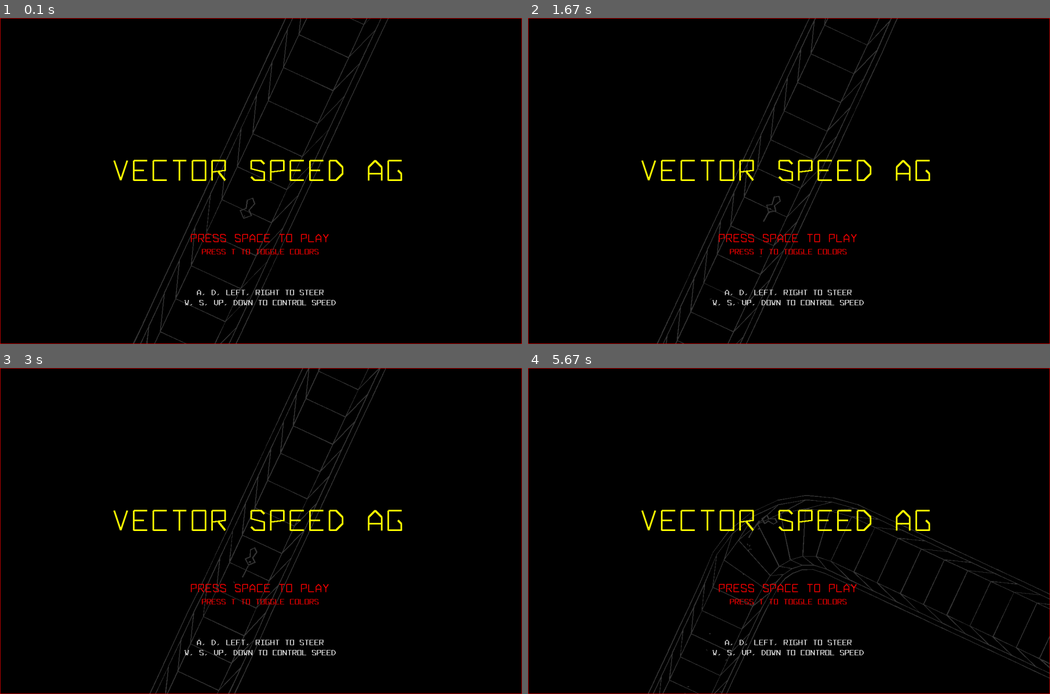
Above: before the commit, frames 1-4 (two rows, left to right).
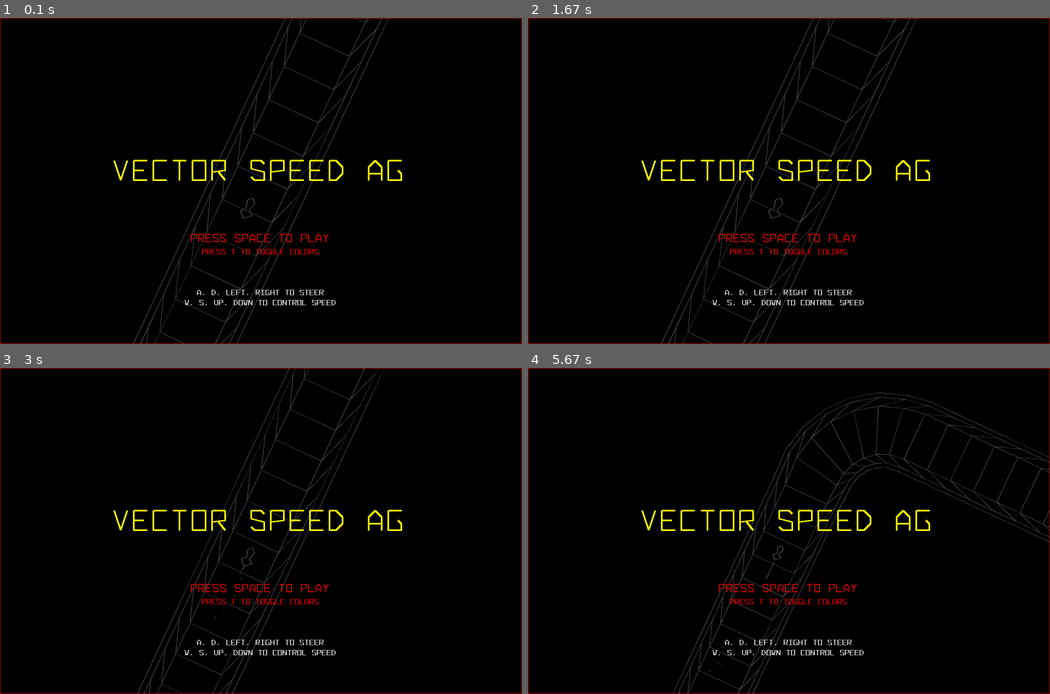
Above: after the commit, the same moments.

Repository: icedman/pygame_vector_speed
Game: pygame game, started from main.py
The game is run twice, just before and just after one commit, with the same random seed, the same clock (stepped at 60 frames per second) and the same inputs.
Inputs:
- Up to frame 1 (0.1 s): no input
- Up to frame 2 (1.67 s): hold Right 0.33-0.8 s; hold Up 0.83-1.3 s; hold Right from 1.33 s (still down)
- Up to frame 3 (3 s): release Right at 1.8 s; hold Left 1.83-2.37 s; hold Down 2.4-2.87 s; hold Left from 2.9 s (still down)
- Up to frame 4 (5.67 s): release Left at 3.37 s; hold Up 3.4-3.87 s; hold Right 3.9-4.53 s; hold Down 4.57-5.03 s; hold Left 5.07-5.53 s; hold Right from 5.57 s (still down)

The runs differ from the first frame. In frame 1, 1.1% of the frame differs, in the area x 26-75%, y 0-100%; in frame 2, 3.2%; in frame 3, 2.9%; in frame 4, 4.2%, in the area x 23-100%, y 7-100%.

Commit message:
add scene management

Diff:
--- a/data/objects.py
+++ b/data/objects.py
@@ -27,6 +27,42 @@
                 {
                     "scale": 0.35,
                     "color": "Magenta",
+                    "points": [
+                        [0.0, 0.45, 0.0],
+                        [-1, 0, 0.0],
+                        [0.0, 1, 0.0],
+                        [1, 0.0, 0.0],
+                    ],
+                },
+            ],
+        },
+        "_speed_pad_activated": {
+            "trigger": "boost",
+            "radius": 0.45,
+            "shapes": [
+                {
+                    "scale": 0.35,
+                    "color": "Grey62",
+                    "points": [
+                        [0.0, -0.45, 0.0],
+                        [-1, 0, 0.0],
+                        [0.0, 1, 0.0],
+                        [1, 0.0, 0.0],
+                    ],
+                },
+                {
+                    "scale": 0.35,
+                    "color": "Grey62",
+                    "points": [
+                        [0.0, 0.0, 0.0],
+                        [-1, 0, 0.0],
+                        [0.0, 1, 0.0],
+                        [1, 0.0, 0.0],
+                    ],
+                },
+                {
+                    "scale": 0.35,
+                    "color": "Grey62",
                     "points": [
                         [0.0, 0.45, 0.0],
                         [-1, 0, 0.0],
--- a/data/sources/objects.yaml
+++ b/data/sources/objects.yaml
@@ -19,6 +19,31 @@
       - [ 1, 0.0, 0.0]
     - scale: 0.35
       color: Magenta
+      points:
+      - [0.0, 0.45, 0.0]
+      - [-1, 0, 0.0]
+      - [0.0, 1, 0.0]
+      - [ 1, 0.0, 0.0]
+  _speed_pad_activated:
+    trigger: boost
+    radius: 0.45
+    shapes:
+    - scale: 0.35
+      color: Grey62
+      points:
+      - [0.0, -0.45, 0.0]
+      - [-1, 0, 0.0]
+      - [0.0, 1, 0.0]
+      - [ 1, 0.0, 0.0]
+    - scale: 0.35
+      color: Grey62
+      points:
+      - [0.0, 0.0, 0.0]
+      - [-1, 0, 0.0]
+      - [0.0, 1, 0.0]
+      - [ 1, 0.0, 0.0]
+    - scale: 0.35
+      color: Grey62
       points:
       - [0.0, 0.45, 0.0]
       - [-1, 0, 0.0]
--- /dev/null
+++ b/demo.py
@@ -0,0 +1,64 @@
+from scene import *
+from maths import *
+from draw import Context
+from renderer import *
+from scene import *
+from state import *
+from game import *
+from generator import *
+from track import *
+
+
+class DemoScene(Scene):
+    track = TrackGenerator()
+
+    def onEnter(self):
+        pass
+
+    def onExit(self):
+        pass
+
+    def onUpdate(self, dt):
+        _ = self
+        if gameState.released["escape"]:
+            # sceneService.enterScene(SceneType.menu)
+            gameState.done = True
+            return
+
+    def onRender(self, gfx):
+        _ = self
+        size = [gameState.screenWidth, gameState.screenHeight]
+        track = _.track
+
+        gfx.save()
+        gfx.clear("black")
+
+        random.seed(0)
+
+        track.segments = []
+
+        # feature = track.defs["hairpin"][1]
+        # track.addSector(feature.copySegments())
+
+        # track.addSector([TrackSegment.randomLineSegment()])
+        track.addSector([TrackSegment.randomArcSegment()])
+
+        # camera
+        midSegment = Floor(len(track.segments)/2)
+        targetSegment = track.segments[midSegment]
+        mid = Floor(len(targetSegment.trackPoints)/2)
+        targetPoint = targetSegment.trackPoints[mid].point
+
+        scale = 20
+        gfx.scale(scale, scale)
+        cam = gfx.transform(targetPoint)
+        if gameState.cam != None:
+            cam.scale(4).add(gameState.cam).scale(1 / 5)
+        gameState.cam = Vector.copy(cam)
+        gfx.translate(size[0] / 2 - cam.x, size[1] / 2 - cam.y)
+
+        # renderTrack(gfx, track.segments[0], gameState.player)
+        for segment in track.segments:
+            renderSegment(gfx, segment, False, False)
+
+        gfx.restore()
--- a/game.py
+++ b/game.py
@@ -33,6 +33,9 @@
 
         track.attachToStartingGrid(player)
 
+    def addOtherShips(self):
+        track = gameState.track
+
         enemy1 = entityService.attach(entityService.create(EntityType.enemyShip))
         enemy1.setGraphics("ship_2")
         track.attachToStartingGrid(enemy1, 2)
--- a/main.py
+++ b/main.py
@@ -4,10 +4,12 @@
 from renderer import *
 from game import *
 from track import *
-from generator import *
 from colors import tint, untint
 from sounds import *
 from data.ui import *
+from scene import *
+from demo import *
+
 
 pygame.init()
 
@@ -39,20 +41,20 @@
     pygame.K_a: "a",
     pygame.K_s: "s",
     pygame.K_d: "d",
-    pygame.K_p: "p",
-    pygame.K_t: "t",
+    pygame.K_p: "p",  # pause
+    pygame.K_t: "t",  # toggle sound
+    pygame.K_o: "o",  # demo
 }
 gameState.init()
-
-game = Game()
 
 # size = [1600, 900]
 size = [1280, 800]
 screen = pygame.display.set_mode(size)
-done = False
 gfx = Context(screen)
 gfx.state.strokeWidth = 1
 
+game = Game()
+game.setup(size)
 log = []
 
 
@@ -73,20 +75,6 @@
 gfx.cull = cull
 
 
-def enter_scene(scn):
-    gameState.scene = scn
-    if gameState.scene == 0:
-        game.newGame(888)
-        gameState.countDown = 2000
-        gameState.player.ai = True
-        gameState.player.indestructible = True
-        others = gameState.player.otherShips()
-        for o in others:
-            entityService.destroy(o)
-    elif gameState.scene == 1:
-        game.newGame(777)
-
-
 def toggleTint():
     gameState.tinted = not gameState.tinted
     if gameState.tinted:
@@ -95,82 +83,7 @@
         untint()
 
 
-def game_loop(dt):
-    player = gameState.player
-    track = gameState.track
-
-    pressed = gameState.pressed
-    if pressed["left"] or pressed["a"]:
-        player.steerLeft()
-    if pressed["right"] or pressed["d"]:
-        player.steerRight()
-    if pressed["up"] or pressed["w"]:
-        player.throttleUp()
-    if pressed["down"] or pressed["s"]:
-        player.throttleDown()
-
-    game.update(dt)
-
-    gfx.clear("black")
-    gfx.save()
-
-    # camera
-    scale = 90 - (50 * player.speed / 1)
-    gfx.scale(scale, scale)
-    cam = gfx.transform(
-        Vector.copy(player.pos).add(
-            Vector.copy(player.direction).scale(
-                player.radius * 3 + (player.radius * player.speed)
-            )
-        )
-    )
-    if gameState.cam != None:
-        cam.scale(4).add(gameState.cam).scale(1 / 5)
-    gameState.cam = Vector.copy(cam)
-    gfx.translate(size[0] / 2 - cam.x, size[1] / 2 - cam.y)
-
-    renderTrack(gfx, track.segments[0], gameState.player)
-
-    for t in entityService.entities:
-        for e in entityService.entities[t]:
-            Renderer.renderEntity(gfx, e)
-
-    gfx.restore()
-
-
-def menu_loop(dt):
-    if gameState.released[" "]:
-        enter_scene(1)
-
-    gfx.clear("black")
-    gfx.saveAttributes()
-    gfx.state.forcedColor = "Grey23"
-    game_loop(dt)
-    gfx.restore()
-
-    gfx.drawRect(0, 0, size[0], size[1], "red")
-    gfx.save()
-
-    gfx.saveAttributes()
-    gfx.state.strokeWidth = 4
-    gfx.drawText(size[0] / 2, size[1] / 2, "Vector Speed AG", 4, "yellow")
-    gfx.restore()
-    gfx.drawText(size[0] / 2, size[1] / 2 + 150, "Press SPACE to play", 1.5, "red")
-    gfx.drawText(
-        size[0] / 2, size[1] / 2 + 150 + 30, "Press T to toggle colors", 1, "red"
-    )
-    gfx.drawText(
-        size[0] / 2, size[1] - 120 + 0, "A, D, Left, Right to steer", 1, "white"
-    )
-    gfx.drawText(
-        size[0] / 2, size[1] - 120 + 25, "W, S, Up, Down to control speed", 1, "white"
-    )
-    # gfx.drawText(size[0] / 2, size[1] - 120 + 50, "Space to explode bomb", 1, "white")
-
-    gfx.restore()
-
-
-def render_hud(dt):
+def render_hud():
     player = gameState.player
     track = gameState.track
 
@@ -273,12 +186,153 @@
     gfx.restore()
 
 
-enter_scene(0)
-gameState.countDown = 0
-
-paused = False
+class GameScene(Scene):
+    type = SceneType.game
+    showHud = True
+
+    def onEnter(self):
+        game.newGame(777)
+        game.addOtherShips()
+        if not pygame.mixer.music.get_busy():
+            pygame.mixer.music.play(-1)
+
+    def onExit(self):
+        if pygame.mixer.music.get_busy():
+            pygame.mixer.music.stop()
+
+    def onUpdate(self, dt):
+        player = gameState.player
+        track = gameState.track
+
+        pressed = gameState.pressed
+        if pressed["left"] or pressed["a"]:
+            player.steerLeft()
+        if pressed["right"] or pressed["d"]:
+            player.steerRight()
+        if pressed["up"] or pressed["w"]:
+            player.throttleUp()
+        if pressed["down"] or pressed["s"]:
+            player.throttleDown()
+
+        if gameState.released["escape"]:
+            sceneService.enterScene(SceneType.menu)
+            return
+        if gameState.released[" "] and gameState.gameOver:
+            sceneService.enterScene(SceneType.menu)
+            return
+
+        game.update(dt)
+
+        # sound effects
+        for r in soundService.requests:
+            cnt = soundService.requests[r]
+            del soundService.requests[r]
+            snd = soundService.defs[r]
+            pygame.mixer.Sound.stop(snd)
+            pygame.mixer.Sound.play(snd)
+            break
+
+        # music
+        v = gameState.player.speed
+        if v > 1:
+            v = 1
+        pygame.mixer.music.set_volume(v)
+
+    def onRender(self, gfx):
+        player = gameState.player
+        track = gameState.track
+
+        gfx.clear("black")
+        gfx.save()
+
+        # camera
+        scale = 90 - (50 * player.speed / 1)
+        gfx.scale(scale, scale)
+        cam = gfx.transform(
+            Vector.copy(player.pos).add(
+                Vector.copy(player.direction).scale(
+                    player.radius * 3 + (player.radius * player.speed)
+                )
+            )
+        )
+        if gameState.cam != None:
+            cam.scale(4).add(gameState.cam).scale(1 / 5)
+        gameState.cam = Vector.copy(cam)
+        gfx.translate(size[0] / 2 - cam.x, size[1] / 2 - cam.y)
+
+        renderTrack(gfx, track.segments[0], gameState.player)
+
+        for t in entityService.entities:
+            for e in entityService.entities[t]:
+                Renderer.renderEntity(gfx, e)
+
+        gfx.restore()
+
+        if self.showHud:
+            render_hud()
+
+
+class MenuScene(GameScene):
+    type = SceneType.menu
+
+    def onEnter(self):
+        self.showHud = False
+        game.newGame(888)
+        gameState.countDown = 2000
+        gameState.player.ai = True
+        gameState.player.indestructible = True
+
+    def onUpdate(self, dt):
+        if gameState.released[" "]:
+            sceneService.enterScene(SceneType.game)
+            return
+        if gameState.released["escape"]:
+            gameState.done = True
+            return
+
+        game.update(dt)
+
+    def onRender(self, gfx):
+        player = gameState.player
+        track = gameState.track
+
+        gfx.saveAttributes()
+        gfx.state.forcedColor = "Grey23"
+        GameScene.onRender(self, gfx)
+        gfx.restore()
+
+        gfx.drawRect(0, 0, size[0], size[1], "red")
+        gfx.save()
+
+        gfx.saveAttributes()
+        gfx.state.strokeWidth = 4
+        gfx.drawText(size[0] / 2, size[1] / 2, "Vector Speed AG", 4, "yellow")
+        gfx.restore()
+        gfx.drawText(size[0] / 2, size[1] / 2 + 150, "Press SPACE to play", 1.5, "red")
+        gfx.drawText(
+            size[0] / 2, size[1] / 2 + 150 + 30, "Press T to toggle colors", 1, "red"
+        )
+        gfx.drawText(
+            size[0] / 2, size[1] - 120 + 0, "A, D, Left, Right to steer", 1, "white"
+        )
+        gfx.drawText(
+            size[0] / 2,
+            size[1] - 120 + 25,
+            "W, S, Up, Down to control speed",
+            1,
+            "white",
+        )
+
+        gfx.restore()
+
+
+sceneService.defs[SceneType.menu] = MenuScene()
+sceneService.defs[SceneType.game] = GameScene()
+sceneService.defs[SceneType.demo] = DemoScene()
+sceneService.enterScene(SceneType.menu)
+
 last_tick = 0
-while not done:
+while not gameState.done:
     tick = pygame.time.get_ticks()
     dt = tick - last_tick
     if dt < 16:
@@ -287,7 +341,7 @@
 
     for event in pygame.event.get():
         if event.type == pygame.QUIT:
-            done = True
+            gameState.done = True
 
     pressed = pygame.key.get_pressed()
     for k in gameState.trackedKeys:
@@ -296,26 +350,16 @@
         gameState.pressed[hk] = pressed[k]
 
     if gameState.released["p"]:
-        paused = not paused
+        gameState.paused = not gameState.paused
+    if gameState.paused:
+        continue
     if gameState.released["t"]:
         toggleTint()
-    if gameState.released[" "] and gameState.gameOver:
-        enter_scene(0)
-
-    if paused:
-        continue
-
-    if gameState.scene == 0:
-        menu_loop(dt)
-        if gameState.released["escape"]:
-            done = True
-
-    elif gameState.scene == 1:
-        if gameState.released["escape"]:
-            enter_scene(0)
-            continue
-        game_loop(dt)
-        render_hud(dt)
+    if gameState.released["o"]:
+        sceneService.enterScene(SceneType.demo)
+
+    sceneService.current.onUpdate(dt)
+    sceneService.current.onRender(gfx)
 
     row = 0
     for l in log:
@@ -324,24 +368,3 @@
     log = []
 
     pygame.display.flip()
-
-    # sound effects
-    for r in soundService.requests:
-        cnt = soundService.requests[r]
-        del soundService.requests[r]
-        snd = soundService.defs[r]
-        if gameState.scene == 1:
-            pygame.mixer.Sound.stop(snd)
-            pygame.mixer.Sound.play(snd)
-        break
-
-    if gameState.scene == 1:
-        v = gameState.player.speed
-        if v > 1:
-            v = 1
-        pygame.mixer.music.set_volume(v)
-        if not pygame.mixer.music.get_busy():
-            pygame.mixer.music.play(-1)
-    else:
-        if pygame.mixer.music.get_busy():
-            pygame.mixer.music.stop()
--- a/maths.py
+++ b/maths.py
@@ -349,17 +349,17 @@
     def angle(self):
         return Vector(0, 0).angleTo(self)
 
-    def angle360(self):
-        return Vector(0, 0).angleTo360(self)
+    # def angle360(self):
+    #     return Vector(0, 0).angleTo360(self)
 
     def angleTo(self, v):
         return angleTo(self.x, self.y, v.x, v.y)
 
-    def angleTo360(self, t):
-        f = self
-        right = Vector.right()
-        angle = f.angleTo(t)
-        return 360 - angle if (right.angleTo(t)) > 90 else angle
+    # def angleTo360(self, t):
+    #     f = self
+    #     right = Vector.right()
+    #     angle = f.angleTo(t)
+    #     return 360 - angle if (right.angleTo(t)) > 90 else angle
 
     def distanceTo(self, v):
         vc = Vector.copy(v)
--- a/powerup.py
+++ b/powerup.py
@@ -79,6 +79,7 @@
     def activate(self, target):
         _ = self
         _.active = True
+        _.shape = objects["objects"]["_speed_pad_activated"]
         target.boost()
         soundService.play(Effects.speedpad)
 
--- a/renderer.py
+++ b/renderer.py
@@ -8,7 +8,7 @@
 debug = {"entityVectors": False, "steerAssist": False, "collisionPoints": False}
 
 
-def renderSegment(ctx, segment, dark=False):
+def renderSegment(ctx, segment, dark=False, objects=True):
     ctx.saveAttributes()
     ctx.state.strokeWidth = 1
     if dark:
@@ -52,19 +52,20 @@
                 break
 
         # attach track objects
-        for obj in t.objects:
-            if obj.rendered == False:
-                obj.rendered = True
-                p = entityService.create(
-                    EntityType(EntityType.powerUp.value + obj.type.value),
-                    obj.pos.x,
-                    obj.pos.y,
-                )
-                p.trackObject = obj
-                obj.entity = p
-                p.direction = Vector.copy(obj.trackPoint.direction)
-                entityService.attach(p)
-                # print(obj.trackPoint.index)
+        if objects:
+            for obj in t.objects:
+                if obj.rendered == False:
+                    obj.rendered = True
+                    p = entityService.create(
+                        EntityType(EntityType.powerUp.value + obj.type.value),
+                        obj.pos.x,
+                        obj.pos.y,
+                    )
+                    p.trackObject = obj
+                    obj.entity = p
+                    p.direction = Vector.copy(obj.trackPoint.direction)
+                    entityService.attach(p)
+                    # print(obj.trackPoint.index)
 
         t = t.nextSegment
         if t == None:
--- /dev/null
+++ b/scene.py
@@ -0,0 +1,38 @@
+class SceneType:
+    menu = 0
+    game = 1
+    demo = 2
+
+
+class Scene:
+    type = SceneType.menu
+
+    def onEnter(self):
+        pass
+
+    def onExit(self):
+        pass
+
+    def onUpdate(self, dt):
+        pass
+
+    def onRender(self, gfx):
+        pass
+
+
+class SceneService:
+    defs = {}
+    current = None
+
+    def enterScene(self, scn):
+        _ = self
+        if _.current != None:
+            if _.current.type == scn:
+                return
+            _.current.onExit()
+        _.current = self.defs[scn]
+        _.current.type = scn
+        _.current.onEnter()
+
+
+sceneService = SceneService()
--- a/ship.py
+++ b/ship.py
@@ -56,8 +56,9 @@
 
     def damage(self, amount=50):
         _ = self
-        if _.indestructible:
-            return
+        if _.indestructible or _.shield <= 0:
+            return
+
         _.shield -= amount
         _.damage_t = 500
 
--- a/state.py
+++ b/state.py
@@ -1,4 +1,6 @@
 class GameState:
+    done = False
+    paused = False
     scene = 0
     screenWidth = 0
     screenHeight = 0
